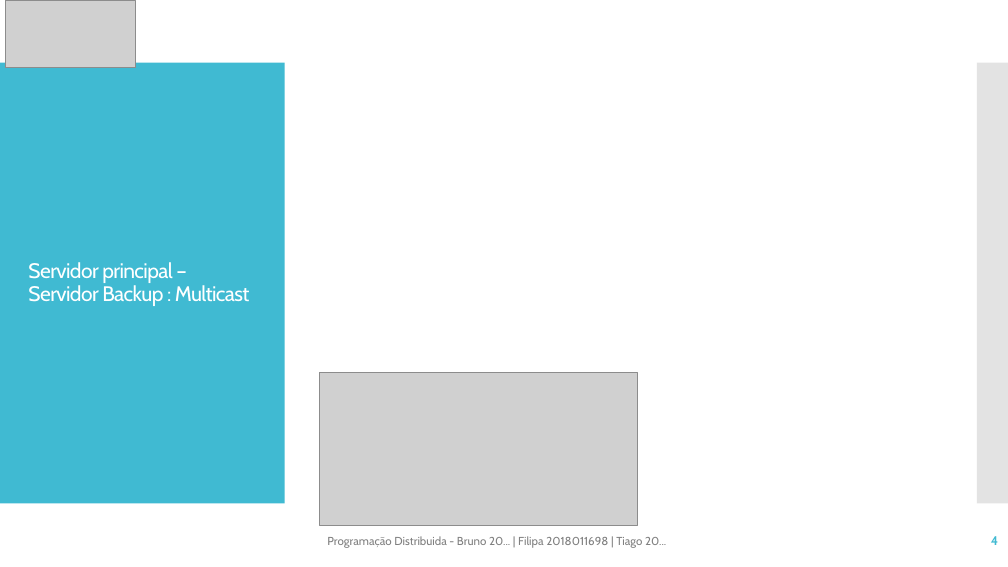
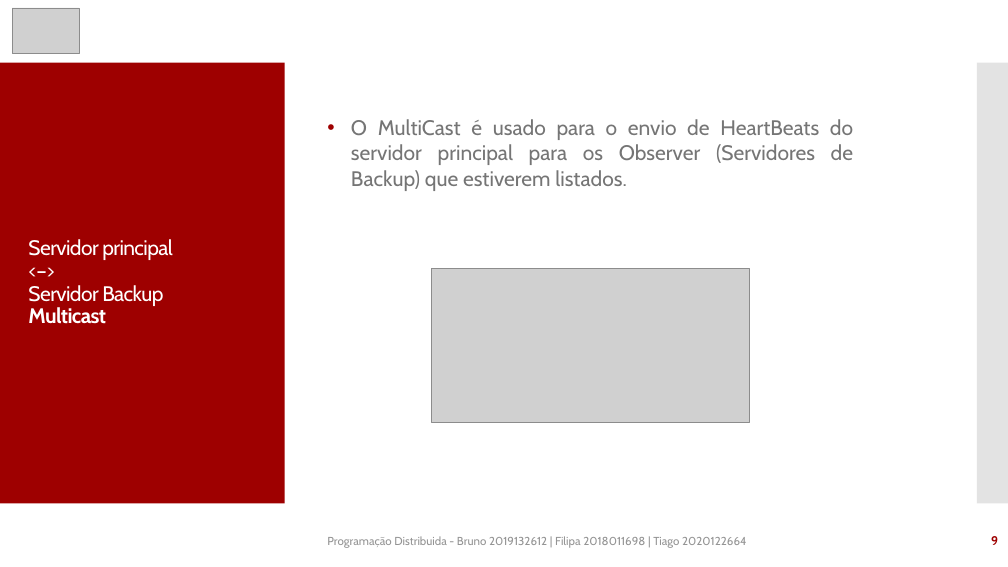
Before and after one commit to tfig-dev/eventsManager_PD, a slide deck: slide 9 of Trabalho_Pratico_Meta_1.pptx (slide 4 before the commit). Drawn at 1008x567 pixels with LibreOffice and Linux fonts; fonts in the diff are those of the drawing; grey boxes stand for pictures. Boxes give left, top, right and bottom in pixels: in the first picture for what was removed or moved away, otherwise in the second. Text is boxed around its words. In the diff, an @@ line names an element or a change of style, - is before the commit and + after.

```diff
--- a/Trabalho_Pratico_Meta_1.pptx
+++ b/Trabalho_Pratico_Meta_1.pptx
@@ picture removed at box(6, 0, 136, 68) @@
@@ picture added at box(12, 8, 79, 53) @@
@@ rectangle at box(0, 63, 285, 504): fill #40BAD2 to #9E0000 @@
@@ text added at box(351, 119, 853, 191), 20 pt, text #757575 @@
+• O MultiCast é usado para o envio de HeartBeats do servidor principal para os Observer (Servidores de Backup) que estiverem listados.
@@ title at box(28, 239, 173, 324): text changed @@
-Servidor principal – Servidor Backup : Multicast
+Servidor principal
+<–>
+Servidor Backup
+Multicast
@@ picture: place and size @@
-picture at box(320, 372, 637, 526)
+picture at box(432, 268, 749, 422)
@@ text at box(327, 536, 747, 548): text changed; text colour #808080 to #949494 @@
-Programação Distribuida - Bruno 20... | Filipa 2018011698 | Tiago 20...
+Programação Distribuida - Bruno 2019132612 | Filipa 2018011698 | Tiago 2020122664
@@ page number at box(991, 536, 998, 545): text changed; text colour #40BAD2 to #9E0000 @@
-4
+9
```
Also in this commit, not shown: 8 other slides changed, 13 slides added, 1 other file.
